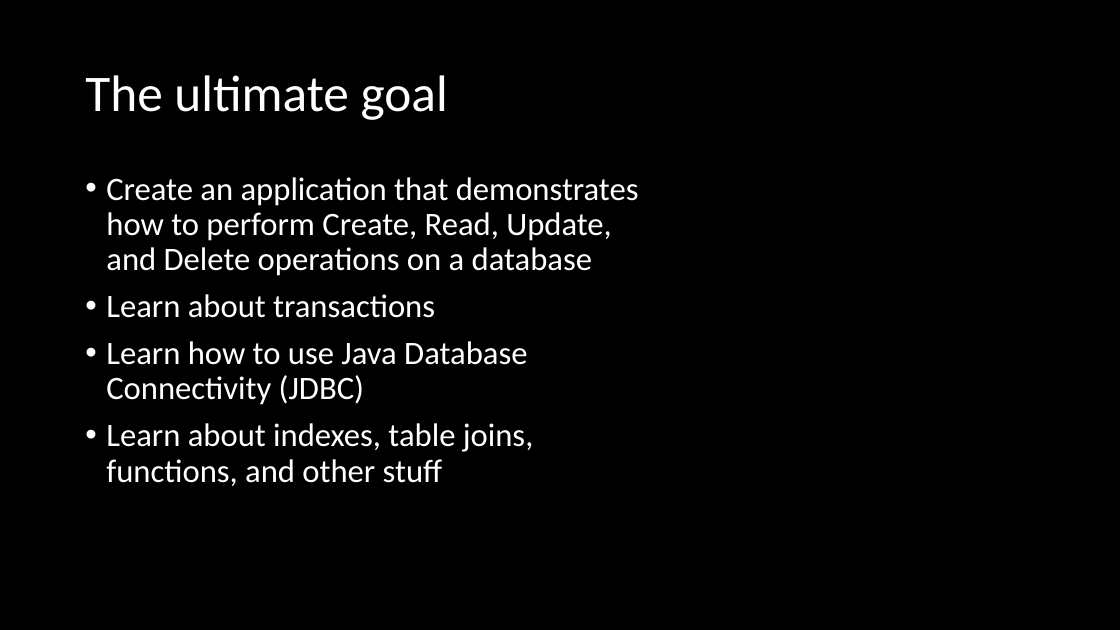
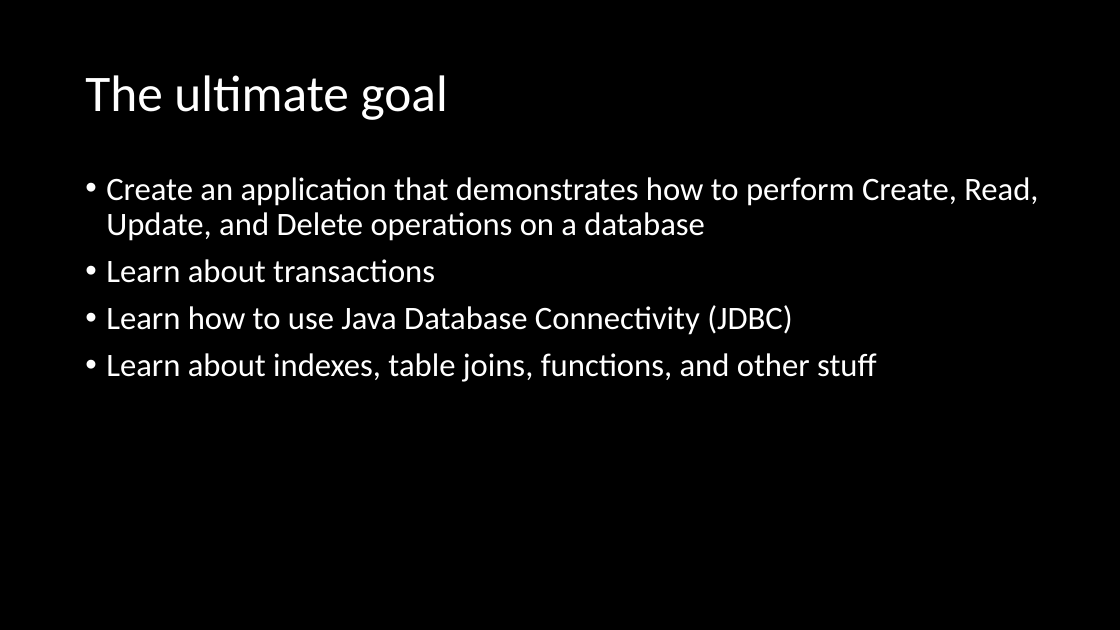
Before and after one commit to ckiefriter1/PT-BESD, a slide deck: slide 2 of Week10/W10.01. Week 4 Overview.pptx. Drawn at 1120x630 pixels with LibreOffice and Linux fonts; fonts in the diff are those of the drawing. Boxes give left, top, right and bottom in pixels: in the first picture for what was removed or moved away, otherwise in the second. Text is boxed around its words. In the diff, an @@ line names an element or a change of style, - is before the commit and + after.

```diff
--- a/Week10/W10.01. Week 4 Overview.pptx
+++ b/Week10/W10.01. Week 4 Overview.pptx
@@ text "Create an application that demonstrates ..." rewrapped from [106,177,639,486] to [106,177,1038,382] @@
```
Also in this commit, not shown: 3 other slides changed, 17 other files.
